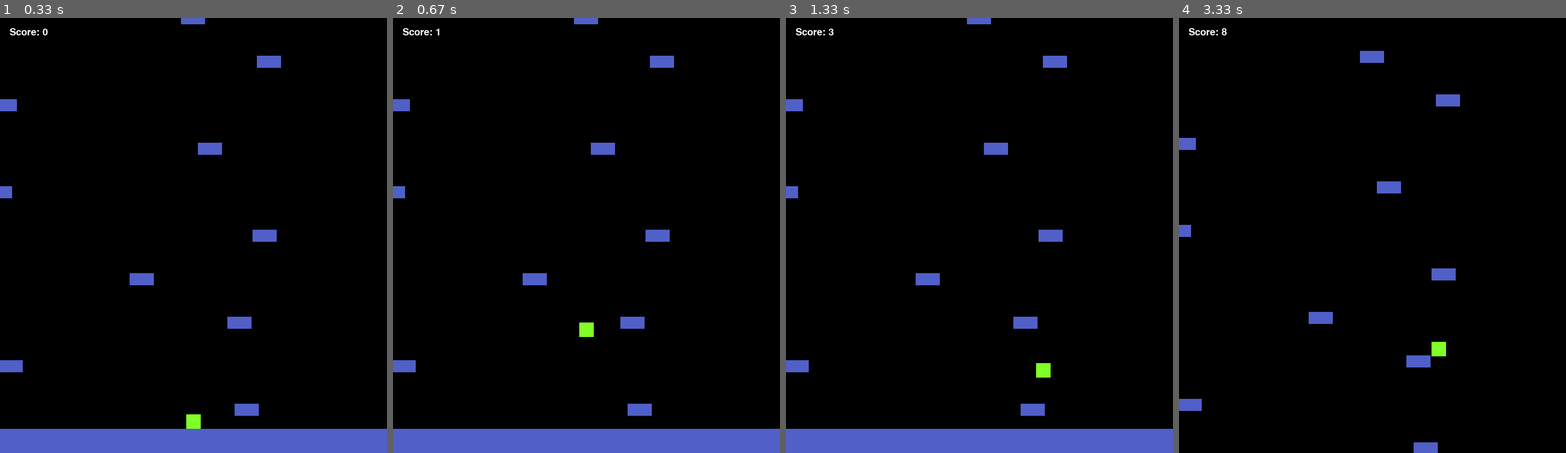
Above: before the commit, frames 1-4 (left to right).
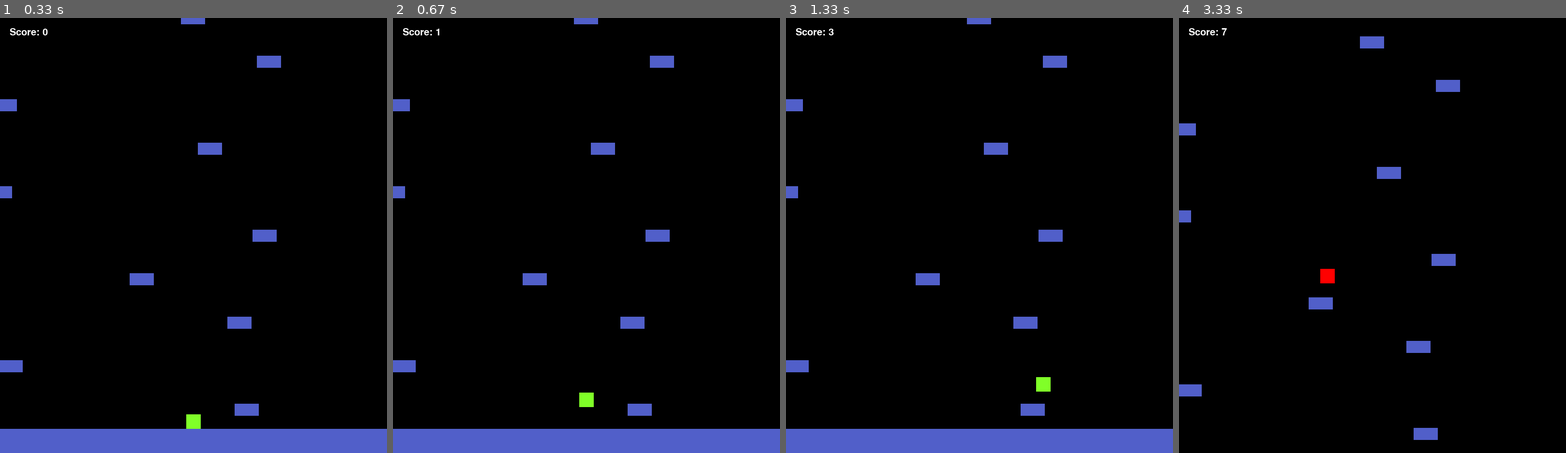
Above: after the commit, the same moments.

Repository: dunteyr/PygamePlatformer
Game: pygame game, started from main.py
The game is run twice, just before and just after one commit, with the same random seed, the same clock (stepped at 60 frames per second) and the same inputs.
Inputs:
- Up to frame 1 (0.33 s): no input
- Up to frame 2 (0.67 s): tap Space at 0.33 s
- Up to frame 3 (1.33 s): hold D 0.67-1.13 s; tap Space at 0.73, 1.03, 1.23 s; hold D from 1.17 s (still down)
- Up to frame 4 (3.33 s): tap Space at 1.53, 1.73, 2.03, 2.3, 2.6, 2.73, 3.03 s; release D at 1.63 s; hold A 1.67-2.2 s; hold A 2.23-2.63 s; hold D 2.67-3.3 s

Frame 1 is identical in both runs. In frame 2, 0.2% of the frame differs, in the area x 48-52%, y 70-90%; in frame 3, 0.2%; in frame 4, 3.4%, in the area x 0-73%, y 2-100%.

Commit message:
variable jumping
releasing space makes jump shorter

Diff:
--- a/classes.py
+++ b/classes.py
@@ -17,6 +17,7 @@
         self.friction = -0.12
         self.jumpAmt = -15
         self.landed = False
+        self.jumping = False
 
         self.pos = vec(x, y)
         self.acc = vec(0, 0)
@@ -47,6 +48,8 @@
 
             if pressedKeys[K_SPACE]:
                 self.jump()
+            if not pressedKeys[K_SPACE]:
+                self.cancelJump()
 
         self.acc.x += self.vel.x * self.friction
         self.vel += self.acc
@@ -63,6 +66,7 @@
                     self.pos.y = collisions[0].rect.top
                     self.vel.y = 2.3
                     self.landed = True
+                    self.jumping = False
         else:
             self.landed = False
         self.rect.midbottom = self.pos
@@ -86,6 +90,13 @@
         if self.landed:
             self.vel.y = self.jumpAmt
             self.landed = False
+            self.jumping = True
+
+    def cancelJump(self):
+        if self.jumping:
+            if self.vel.y < -5:
+                self.vel.y = -5
+                self.jumping = False
 
     def kill(self):
 
